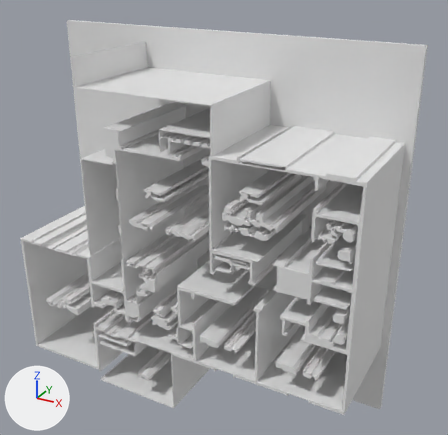
The glTF model version two/out_3d_improved/76_1.glb as it was, and as the next commit left it.
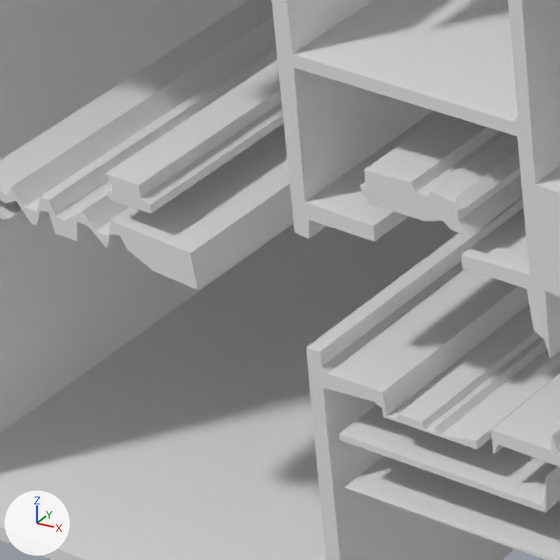
Each version appears first whole from a 50 mm lens placed at (13.07, -14.44, 11.99), pointed at (5.72, -1.08, 5.31), and next in a close-up on the part from 11% to 29% of the width and 63% to 81% of the height. Every picture has the same lights, and +X, +Y and +Z are marked at lower left. Where no turn or scale is listed for an object, it has been applied to the vertices. Vertices at the same position are counted once.

The first close-up shows 'geometry_0'.
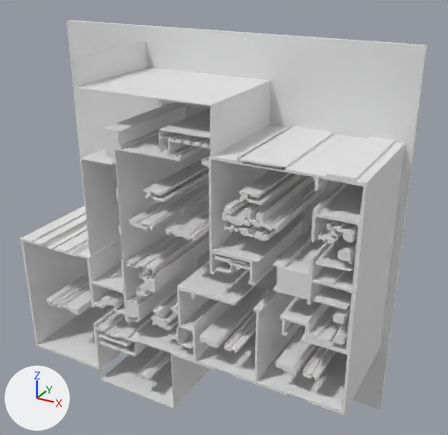
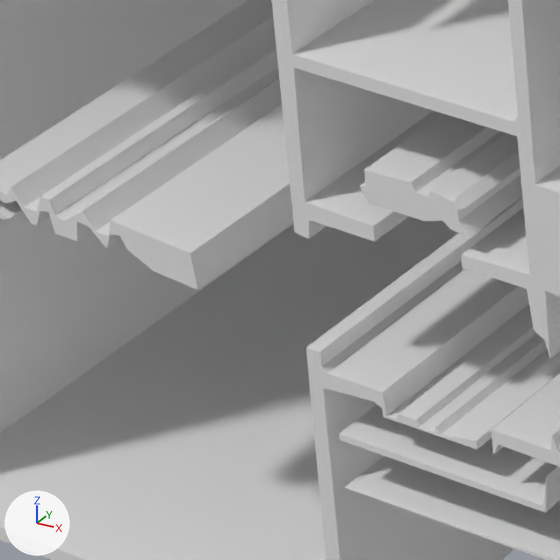
Boxes [x1, y1, x2, y2] around the edits, measured in the close-ups (560 x 560 px; the box of a moved part takes in the faces that stretch with it):
part 1 of me_geometry_0, deleted
    before: [105, 60, 284, 214]
part 2 of me_geometry_0, moved or reshaped
    both: [385, 310, 544, 448]

The edits, one by one:
me_geometry_0 is used by ob_geometry_0; location (0.0, 0.0, 0.0).
me_geometry_0 had 1772 vertices, 3376 faces and spanned x 0.0..10.23, y -3.15..0.0, z 0.0..9.98.
me_geometry_0 now has 1752 vertices, 3340 faces and spans x 0.0..10.23, y -3.15..0.0, z 0.0..9.98.
me_geometry_0 part 1: the loose piece of 18 vertices spanning x 1.65..1.88, y -3.15..-0.15, z 2.58..2.7 is deleted.
Part 2, on me_geometry_0:
2 vertices are removed from x 3.22, y -3.15..-0.15, z 1.98.
12 faces are deleted.
2 vertices move from x 3.21, y -3.15..-0.15, z 2.01 to x 3.18, y -3.15..-0.15, z 2.01.
2 vertices are added at (3.19, -0.15, 1.98), (3.19, -3.15, 1.98).
12 new faces join them.
